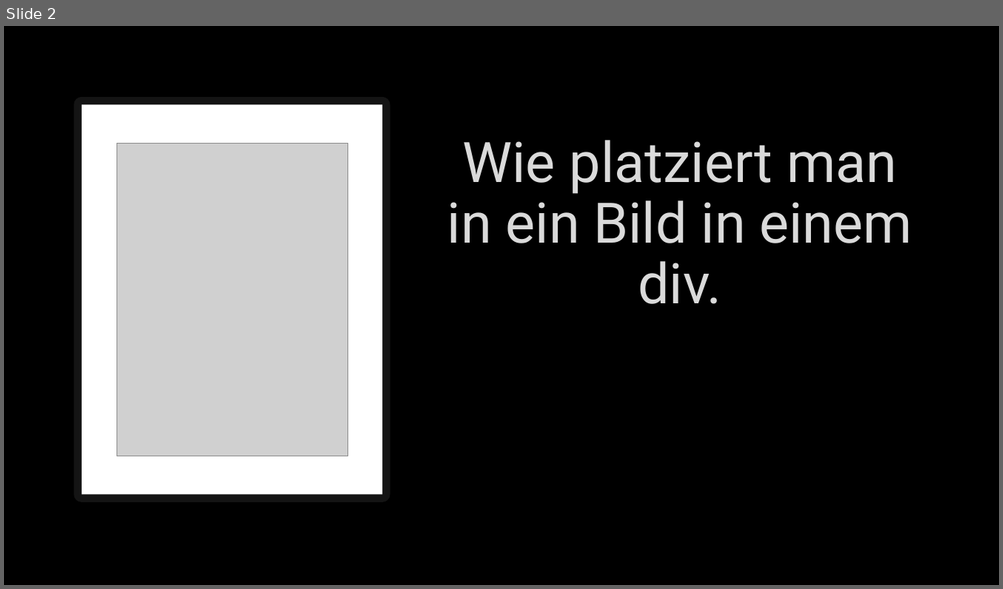
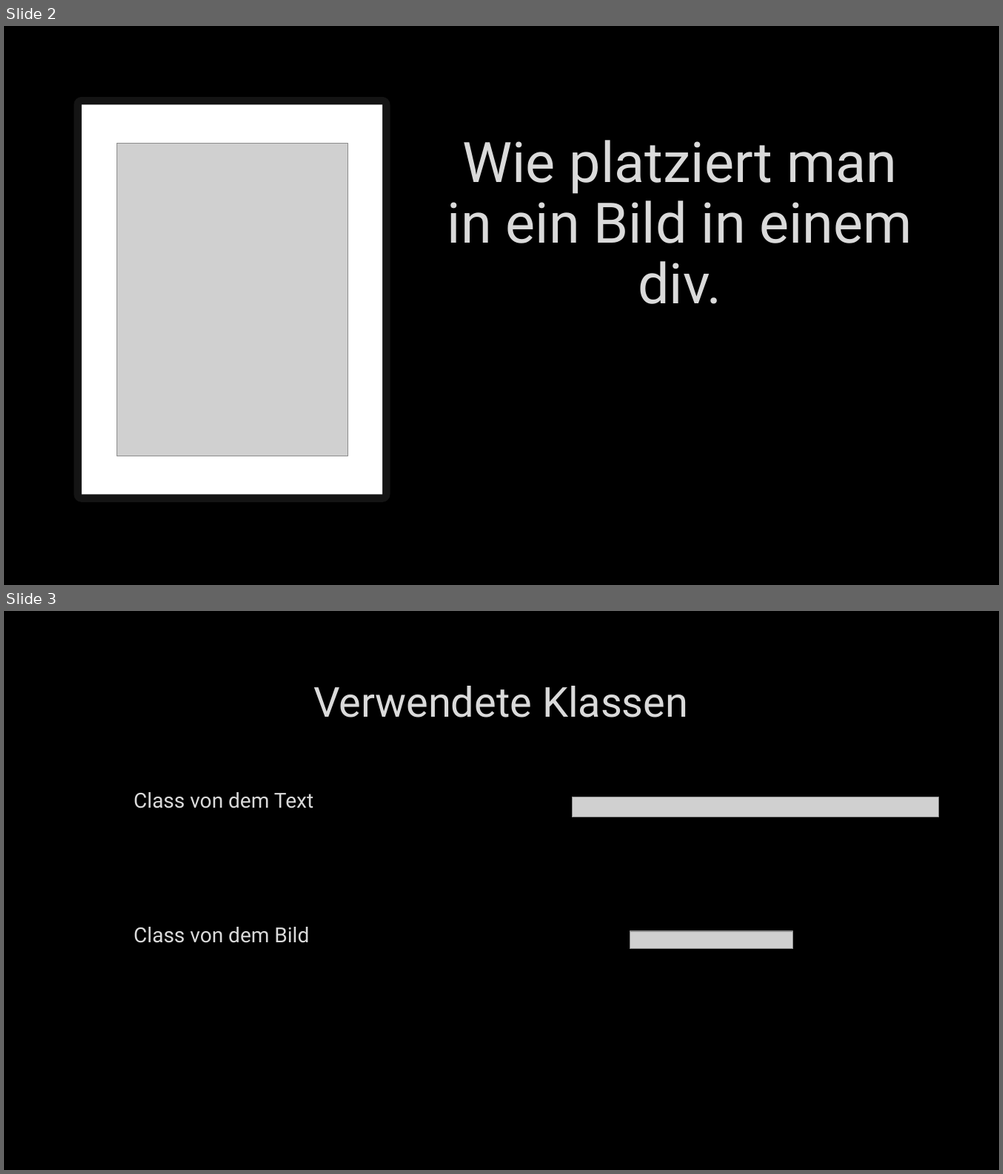
Before and after one commit to TigerL06/LA1600, a slide deck: presentation/LA 1600.pptx. Shown one above the other, each under a label of ours: slide 2 before the commit, slides 2 and 3 after it. The pictures are 1003x589 and 1003x1174 pixels, drawn with LibreOffice and Linux fonts; fonts in the diff are those of the drawing; grey boxes stand for pictures; background and template pictures are left out. Boxes give left, top, right and bottom in pixels: in the first picture for what was removed or moved away, otherwise in the second. Text is boxed around its words. In the diff, an @@ line names an element or a change of style, - is before the commit and + after.

```diff
--- a/presentation/LA 1600.pptx
+++ b/presentation/LA 1600.pptx
@@ slide 3 added at <box>4,611,999,1170</box>, background picture (left out) @@
@@ title added at <box>313,686,688,718</box>, 40 pt, text #DADADA @@
+Verwendete Klassen
@@ text added at <box>134,792,313,809</box>, 20 pt, text #DADADA @@
+Class von dem Text
@@ picture added at <box>572,797,939,817</box> @@
@@ text added at <box>134,927,309,943</box>, 20 pt, text #DADADA @@
+Class von dem Bild
@@ picture added at <box>630,932,794,950</box> @@
```
Also in this commit, not shown: 1 slide changed, 1 other slide added.
